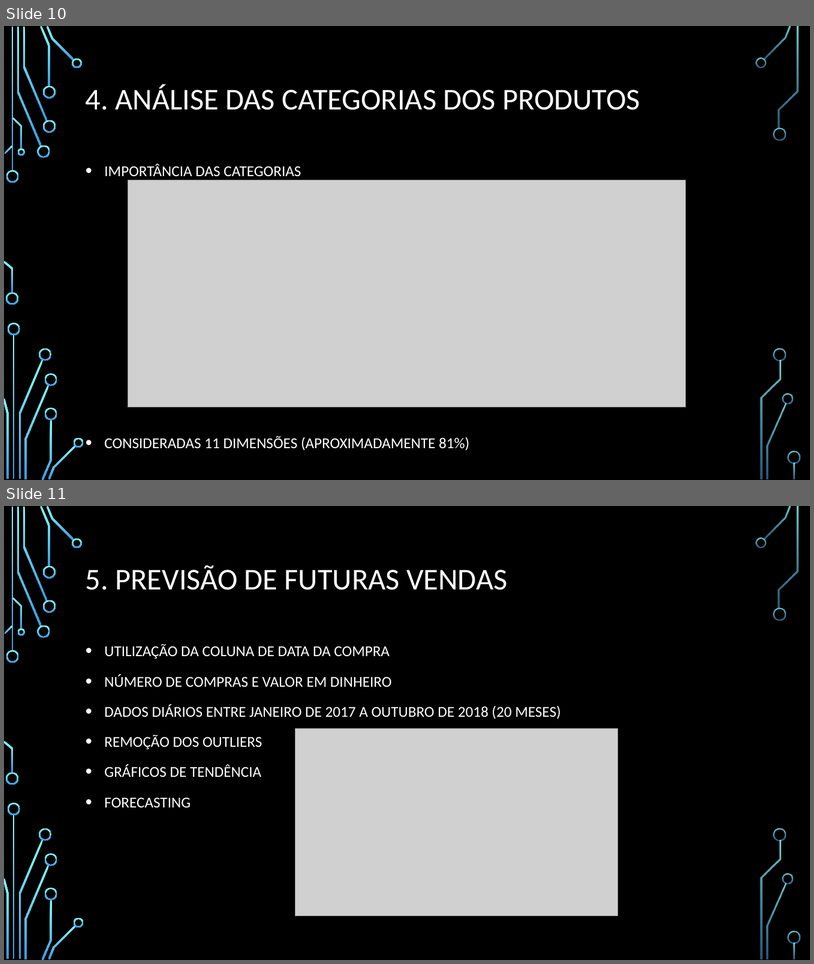
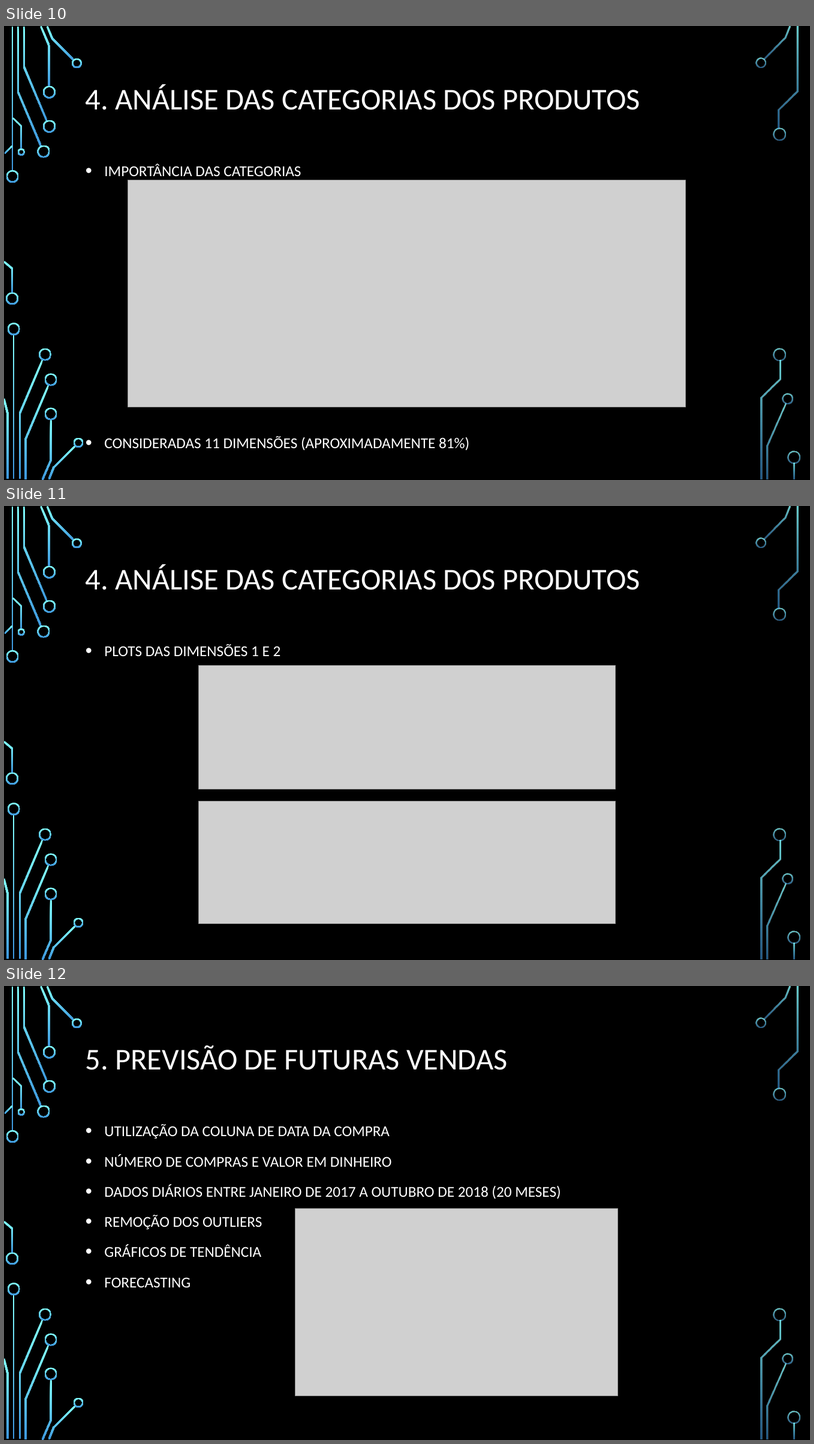
Before and after one commit to smalvar/olist-e-commerce, a slide deck: apresentacao/Apresentacao.pptx. Shown one above the other, each under a label of ours: slides 10 and 11 before the commit, slides 10, 11 and 12 after it. The pictures are 814x964 and 814x1444 pixels, drawn with LibreOffice and Linux fonts; fonts in the diff are those of the drawing; grey boxes stand for pictures; background and template pictures are left out. Boxes give left, top, right and bottom in pixels: in the first picture for what was removed or moved away, otherwise in the second. Text is boxed around its words. In the diff, an @@ line names an element or a change of style, - is before the commit and + after.

Commit message:
Add dim 1 and 2 pca plots

```diff
--- a/apresentacao/Apresentacao.pptx
+++ b/apresentacao/Apresentacao.pptx
@@ slide 11 added at box(4, 506, 810, 960), background picture (left out); not listed: 36 template elements that a slide beside it also shows @@
@@ title added at box(86, 565, 640, 590), 36 pt, text #FFFFFF @@
+4. ANÁLISE DAS CATEGORIAS DOS PRODUTOS
@@ text added at box(104, 644, 281, 656), 18 pt, text #FFFFFF @@
+• PLOTS DAS DIMENSÕES 1 E 2
@@ picture added at box(198, 666, 615, 789) @@
@@ picture added at box(198, 801, 615, 924) @@
@@ what was slide 11 is now slide 12 @@
```
